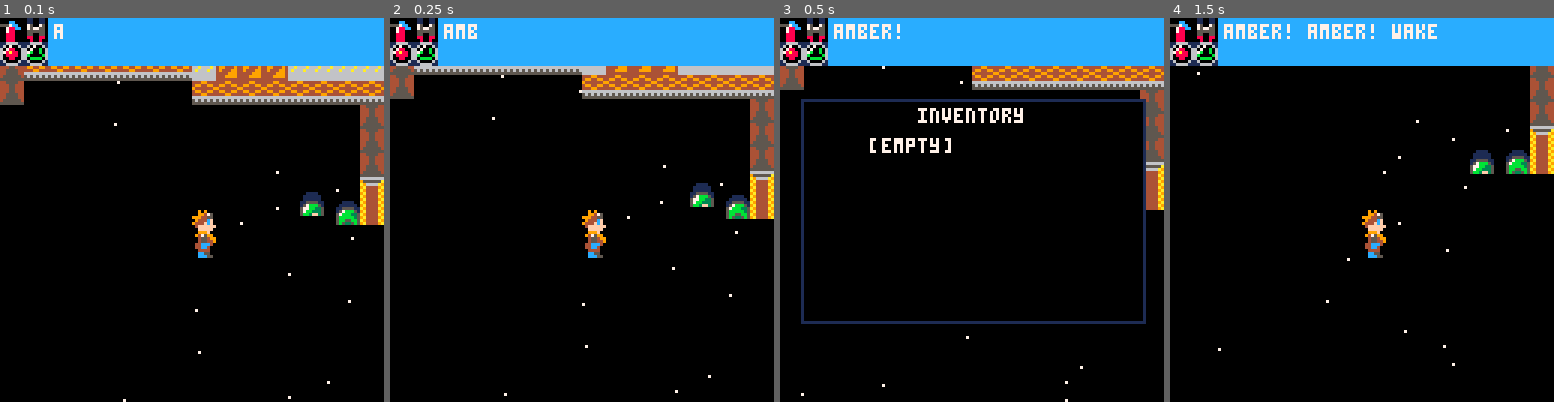
Above: before the commit, frames 1-4 (left to right).
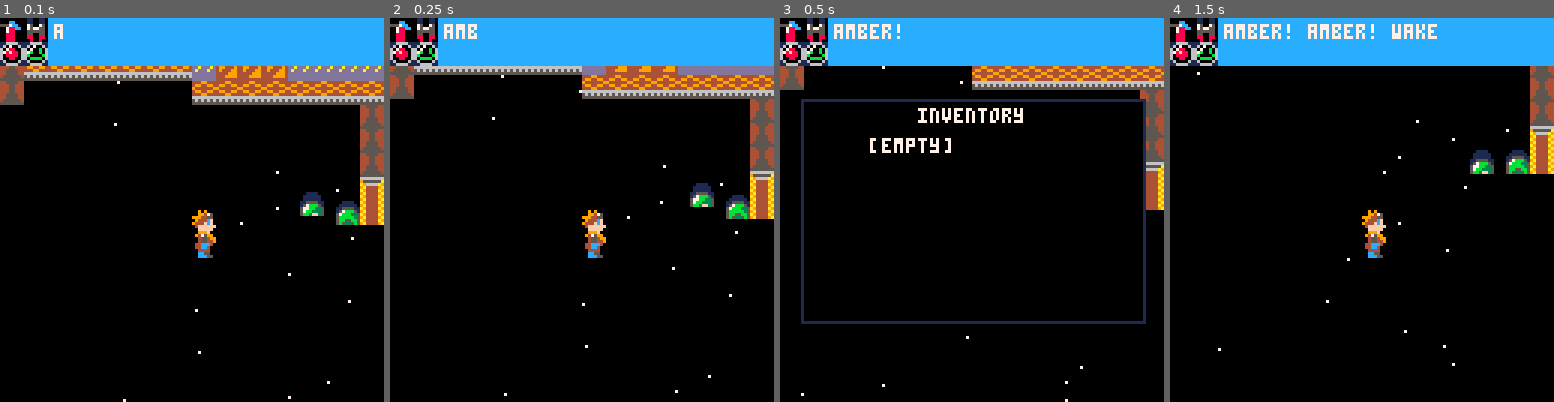
Above: after the commit, the same moments.

Repository: nsatragno/pico8-carts
Game: PICO-8 cartridge space_kludge/space_kludge.p8
Same seed, same stepped clock (60 frames per second), same inputs: the game is played once before the commit and once after it.
Inputs:
- Up to frame 1 (0.1 s): no input
- Up to frame 2 (0.25 s): no input
- Up to frame 3 (0.5 s): tap X (X key) at 0.33 s
- Up to frame 4 (1.5 s): tap O (Z key) at 0.7 s; tap X (X key) at 1.07 s

The runs differ from the first frame. In frame 1, 1.1% of the frame differs, in the area x 50-100%, y 12-17%; in frame 2, 0.7%; in frame 3, nothing differs; in frame 4, nothing differs.

Commit message:
resolidified

Diff:
--- a/space_kludge/space_kludge.p8
+++ b/space_kludge/space_kludge.p8
@@ -835,22 +835,22 @@
 44555544334554445dd00dd55dd00dd5555555555555555555555555555555550000000000000000000000000000000000000000000000000000000000000000
 45555554434554445d0000d55d0000d5454554544545545445455454454554540000000000000000000000000000000000000000000000000000000000000000
 55555555535555555555555555555555444994444449944444499444444994440000000000000000000000000000000000000000000000000000000000000000
-6dddddd6666dddd66dddddd66666666660ddddd66dddddd66dddddd66dddddd6666666666dddddddddddddd66dddddd600000000000000000000000000000000
-dd6666dd666dd0dddddddddd66666666dd0ddddd6dddddd660d000066dddddd6ccc77cacdd000000999119dddddddddd00000000000000000000000000000000
-d66ee66d6660dd0ddddd666666666666d6666ddd600000066dddddd660000006cc6ccc77d00000009991199ddddddddd00000000000000000000000000000000
-d6eeee6d666d6666dddd666666a666a6ddd0dddd6dddddd66ddd00066dddddd6c686caccd00000009991199ddddddddd00000000000000000000000000000000
-d6eeee6d0ddd6666dddd66666a666a66dddd0ddd6dddddd6600d00066dddddd63363a9add77003399911991ddddddddd00000000000000000000000000000000
-d66ee66ddddd6666dddd0d0d66666666ddd6666d6dddddd6600dddd66dddddd633b33a33d77703399911991ddddddddd00000000000000000000000000000000
-dd6666dddddddd0ddddd0ddd66666666ddddd0dd600000066dddd0066000000633b33b33dd773399911991dddddddddd00000000000000000000000000000000
-6dddddd66dddddd66ddd0dd6666666666dddd0d6660000666600006666000066666666666dd33dddddddddd66dddddd600000000000000000000000000000000
-44444444444444440545454000555500000000000000000000000000000000000000000000000000000000000000000000000000000000000000000000000000
-49999444a44aa44a5454545409944440000000000000000000000000000000000000000000000000000000000000000000000000000000000000000000000000
+6dddddd6666dddd66dddddd6dddddddd60ddddd66dddddd66dddddd66dddddd6666666666dddddddddddddd66dddddd600000000000000000000000000000000
+dd6666dd666dd0dddddddddddddddddddd0ddddd6dddddd660d000066dddddd6ccc77cacdd000000999119dddddddddd00000000000000000000000000000000
+d66ee66d6660dd0ddddd6666ddddddddd6666ddd600000066dddddd660000006cc6ccc77d00000009991199ddddddddd00000000000000000000000000000000
+d6eeee6d666d6666dddd6666ddadddadddd0dddd6dddddd66ddd00066dddddd6c686caccd00000009991199ddddddddd00000000000000000000000000000000
+d6eeee6d0ddd6666dddd6666dadddadddddd0ddd6dddddd6600d00066dddddd63363a9add77003399911991ddddddddd00000000000000000000000000000000
+d66ee66ddddd6666dddd0d0dddddddddddd6666d6dddddd6600dddd66dddddd633b33a33d77703399911991ddddddddd00000000000000000000000000000000
+dd6666dddddddd0ddddd0dddddddddddddddd0dd600000066dddd0066000000633b33b33dd773399911991dddddddddd00000000000000000000000000000000
+6dddddd66dddddd66ddd0dd6dddddddd6dddd0d6660000666600006666000066666666666dd33dddddddddd66dddddd600000000000000000000000000000000
+4444444444444444d545454ddd5555dd000000000000000000000000000000000000000000000000000000000000000000000000000000000000000000000000
+49999444a44aa44a54545454d994444d000000000000000000000000000000000000000000000000000000000000000000000000000000000000000000000000
 49994444aa4a94a94444444499444444000000000000000000000000000000000000000000000000000000000000000000000000000000000000000000000000
 49944494a94a94a99999999994444444000000000000000000000000000000000000000000000000000000000000000000000000000000000000000000000000
-49444994a9a999999898989805555550000000000000000000000000000000000000000000000000000000000000000000000000000000000000000000000000
+49444994a9a9999998989898d555555d000000000000000000000000000000000000000000000000000000000000000000000000000000000000000000000000
 44449994d999999d8888888899944444000000000000000000000000000000000000000000000000000000000000000000000000000000000000000000000000
 44499994dd6995dd4545484444444444000000000000000000000000000000000000000000000000000000000000000000000000000000000000000000000000
-44444444ddd65ddd0454545004444440000000000000000000000000000000000000000000000000000000000000000000000000000000000000000000000000
+44444444ddd65dddd454545dd444444d000000000000000000000000000000000000000000000000000000000000000000000000000000000000000000000000
 
 
 
@@ -982,7 +982,7 @@
 
 
 __gff__
-0000000000000000000000000000000000000000000000000000000000000000000000000000000000000000000000000000000000000000000000000000000000000000000000000000000000000000000000000101010100000000000000000000000000000000000000000000000000000000000000000000000000000000
+0000000000000000000000000000000000000000000000000000000000000000000000000000010000000000000000000000000000000100000000000000000001010101010101000000000000000000010101010101010100000000000000000000000000000000000000000000000001010101000000000000000000000000
 0001000000000000000000000000000000000000000000000000000000000000000000000000010100000000000000000000000000000101000000010000000001010101010101010100000000000000010101010100000000000000000000000000000000000000000000000000000001010000000000000000000000000000
 __map__
 0000000000000000000000000000000000000000000000000000000000000000000000000000000000000000000000000000000000000000000000000000000000000000000000000000000000000000000000000000000000000000000000000000000000000000000000000000000000000000000000000000000000000000
